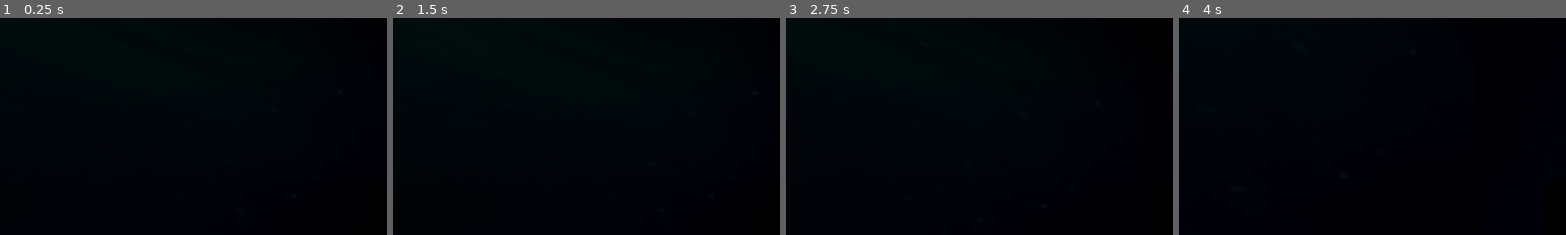
Above: before the commit, frames 1-4 (left to right).
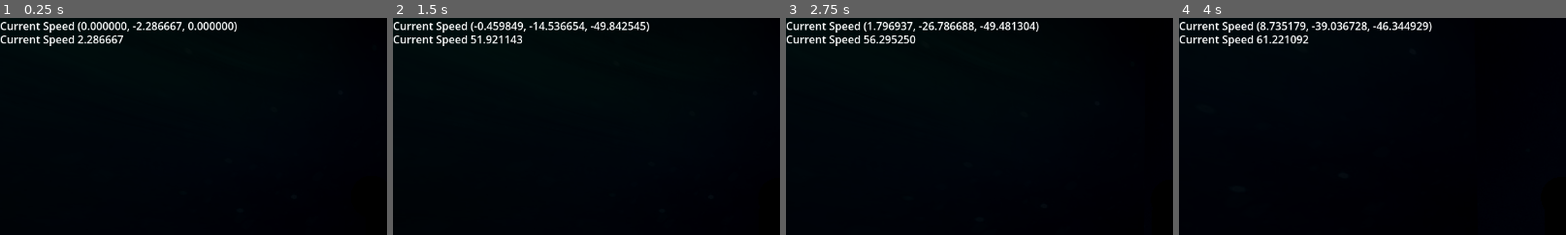
Above: after the commit, the same moments.

Repository: sobakacece/arcticmonkeys
Game: Godot game, scene res://TestScene_3d.tscn
The game is run twice, just before and just after one commit, with the same random seed, the same clock (stepped at 60 frames per second) and the same inputs.
Inputs (mouse positions are % of the whole screen's width and height, from its top left):
- Up to frame 1 (0.25 s): no input
- Up to frame 2 (1.5 s): tap Enter (ui_accept) at 0.5, 0.77 s; move the mouse to (55, 50) at 0.52 s; hold W (move_forward) from 0.53 s (still down); move the mouse to (45, 50) at 1.27 s
- Up to frame 3 (2.75 s): keep holding W (move_forward); tap Enter (ui_accept) at 1.52 s; move the mouse to (52, 48) at 2.02 s
- Up to frame 4 (4 s): keep holding W (move_forward); move the mouse to (49, 52) at 2.77 s; tap Enter (ui_accept) at 3.02, 3.77 s; move the mouse to (57, 51) at 3.52 s
The pictures show only the part of the screen within x 0-50%, y 0-50%; the shares and areas given below are measured in that part.

The runs differ from the first frame. In frame 1, 2.2% of the frame differs, in the area x 0-62%, y 1-13%; in frame 2, 2.2%; in frame 3, 2.2%, in the area x 0-66%, y 1-13%; in frame 4, 2.2%.

Commit message:
Added debug widget, added acceleration proto

Diff:
--- a/TestScene_3d.tscn
+++ b/TestScene_3d.tscn
@@ -1,9 +1,10 @@
-[gd_scene load_steps=9 format=3 uid="uid://cq64i63y5oim0"]
+[gd_scene load_steps=10 format=3 uid="uid://cq64i63y5oim0"]
 
 [ext_resource type="PackedScene" uid="uid://d3tbnpad4iwjj" path="res://Wall.tscn" id="1_fjdu6"]
 [ext_resource type="PackedScene" uid="uid://oji014s2lfv0" path="res://tile.tscn" id="1_hwb6y"]
 [ext_resource type="PackedScene" uid="uid://dutgh7ygmpwtc" path="res://player.tscn" id="2_sb0ac"]
 [ext_resource type="Texture2D" uid="uid://cn46ahj63m60d" path="res://assets/textures/sky.jpg" id="4_40w4v"]
+[ext_resource type="PackedScene" uid="uid://dmk67kpfhgk3o" path="res://debug.tscn" id="5_by066"]
 
 [sub_resource type="PanoramaSkyMaterial" id="PanoramaSkyMaterial_jyvpb"]
 panorama = ExtResource("4_40w4v")
@@ -27,14 +28,11 @@
 transform = Transform3D(-0.622699, 0.77538, -0.105033, 0.78187, 0.621817, -0.0449847, 0.0304311, -0.110134, -0.993451, 4.465, 0.5, -5.616)
 
 [node name="Tile" parent="." instance=ExtResource("1_hwb6y")]
-transform = Transform3D(1, 0, 0, 0, 1, 0, 0, 0, 1, 0, -1, 0)
+transform = Transform3D(4, 0, 0, 0, 1, 0, 0, 0, 1, 3.61752, 2.09396, 3.83329)
 
 [node name="Player" parent="." instance=ExtResource("2_sb0ac")]
-transform = Transform3D(1, 0, 0, 0, 1, 0, 0, 0, 1, 0, 1, 0)
-jump_velocity = 4.5
+transform = Transform3D(1, 0, 0, 0, 1, 0, 0, 0, 1, 0, 10.9649, 0)
 speed = 5.0
-fall_acceleration = 75
-mouse_sensitivity = 0.01
 
 [node name="Wall" parent="." instance=ExtResource("1_fjdu6")]
 transform = Transform3D(0.795717, -0.605669, 0, 0.605669, 0.795717, 0, 0, 0, 1, 0.804, 0.5, -5.519)
@@ -45,3 +43,5 @@
 [node name="WorldEnvironment" type="WorldEnvironment" parent="."]
 environment = SubResource("Environment_dpgv3")
 camera_attributes = SubResource("CameraAttributesPhysical_8xmqt")
+
+[node name="Debug" parent="." instance=ExtResource("5_by066")]
--- /dev/null
+++ b/assets/curves/Acceleration.tres
@@ -0,0 +1,7 @@
+[gd_resource type="Curve2D" format=3 uid="uid://cks4q6gs1fdiu"]
+
+[resource]
+_data = {
+"points": PackedVector2Array(0, 0, 0, 0, 0, 0, 0.2, 0, 0, 0, 0.1, 0, 0.8, 0, 0, 0, 0.5, 0, 1, 0, 0, 0, 0.9, 0)
+}
+point_count = 4
--- /dev/null
+++ b/assets/curves/Slowdown.tres
@@ -0,0 +1,7 @@
+[gd_resource type="Curve2D" format=3 uid="uid://oghd0yjerwrs"]
+
+[resource]
+_data = {
+"points": PackedVector2Array(0, 0, 0.1, 0, 0, 0, 0.1, 0, 0.3, 0, 0.1, 0, 0.5, 0, 0.9, 0, 0.3, 0, 1, 0, 0, 0, 0.9, 0)
+}
+point_count = 4
--- /dev/null
+++ b/assets/physmaterials/snow.tres
@@ -0,0 +1,3 @@
+[gd_resource type="PhysicsMaterial" format=3 uid="uid://b7eyyvdtegfd8"]
+
+[resource]
--- /dev/null
+++ b/debug.tscn
@@ -0,0 +1,21 @@
+[gd_scene load_steps=2 format=3 uid="uid://dmk67kpfhgk3o"]
+
+[ext_resource type="Script" path="res://scripts/debug_panel.gd" id="1_3diax"]
+
+[node name="Debug" type="Control"]
+layout_mode = 3
+anchors_preset = 0
+offset_right = 40.0
+offset_bottom = 40.0
+script = ExtResource("1_3diax")
+
+[node name="Speed" type="Label" parent="."]
+layout_mode = 0
+offset_top = 20.0
+offset_right = 40.0
+offset_bottom = 43.0
+
+[node name="Velocity" type="Label" parent="."]
+layout_mode = 0
+offset_right = 40.0
+offset_bottom = 23.0
--- a/player.tscn
+++ b/player.tscn
@@ -1,6 +1,14 @@
-[gd_scene load_steps=5 format=3 uid="uid://dutgh7ygmpwtc"]
+[gd_scene load_steps=7 format=3 uid="uid://dutgh7ygmpwtc"]
 
-[ext_resource type="Script" path="res://player.gd" id="1_lukb3"]
+[ext_resource type="Script" path="res://scripts/player.gd" id="1_lukb3"]
+
+[sub_resource type="Curve" id="Curve_lyvwj"]
+_data = [Vector2(0.00353357, 0), 0.0, 0.0, 0, 0, Vector2(0.469965, 0.451429), 0.0, 0.0, 0, 0, Vector2(0.770318, 0.468571), 0.0, 0.0, 0, 0, Vector2(1, 1), 0.0, 0.0, 0, 0]
+point_count = 4
+
+[sub_resource type="Curve" id="Curve_w0o3t"]
+_data = [Vector2(0.00353357, 0.982857), 0.0, 0.0, 0, 0, Vector2(0.477032, 0.188571), 0.0, 0.0, 0, 0, Vector2(1, 0), 0.0, 0.0, 0, 0]
+point_count = 3
 
 [sub_resource type="CapsuleShape3D" id="CapsuleShape3D_hrgk7"]
 
@@ -10,8 +18,14 @@
 
 [node name="Player" type="CharacterBody3D"]
 physics_interpolation_mode = 1
+safe_margin = 0.06
 script = ExtResource("1_lukb3")
-turn_speed = 5.0
+speed = 10.0
+turn_speed = 2.0
+acceleration_curve = SubResource("Curve_lyvwj")
+slowdown_curve = SubResource("Curve_w0o3t")
+acceleration_time = 2.0
+slowdown_time = 2.0
 rotation_weight = 5.0
 rotation_speed_mod = 0.5
 
--- a/project.godot
+++ b/project.godot
@@ -14,6 +14,10 @@
 run/main_scene="res://TestScene_3d.tscn"
 config/features=PackedStringArray("4.3", "Forward Plus")
 config/icon="res://icon.svg"
+
+[autoload]
+
+GlobalRefs="*res://scripts/global_refs.gd"
 
 [dotnet]
 
--- /dev/null
+++ b/scripts/debug_panel.gd
@@ -0,0 +1,17 @@
+extends Control
+
+var speed_label : Label
+var velocity_label : Label
+var format_string_speed = "Current Speed %f"
+var format_string_velocity = "Current Speed %v"
+# Called when the node enters the scene tree for the first time.
+func _ready() -> void:
+	speed_label = find_child("Speed")
+	velocity_label = find_child("Velocity")
+
+
+
+# Called every frame. 'delta' is the elapsed time since the previous frame.
+func _process(delta: float) -> void:
+	speed_label.text = format_string_speed % [GlobalRefs.player_ref.velocity.length()]
+	velocity_label.text = format_string_velocity % [GlobalRefs.player_ref.velocity]
--- /dev/null
+++ b/scripts/global_refs.gd
@@ -0,0 +1,15 @@
+extends Node
+
+static var player_ref : Player
+# Called when the node enters the scene tree for the first time.\\
+static func _add_player_ref(player : Player) -> void:
+	player_ref = player
+
+
+func _ready() -> void:
+	pass # Replace with function body.
+
+
+# Called every frame. 'delta' is the elapsed time since the previous frame.
+func _process(delta: float) -> void:
+	pass
--- a/player.gd
+++ b/scripts/player.gd
@@ -1,10 +1,23 @@
 extends CharacterBody3D
+
+class_name Player
 
 @export_category("Movement")
 @export var jump_velocity = 4.5
 @export var speed = 5.0
 @export var fall_acceleration = 75
 @export var turn_speed : float = 1
+
+@export_category("Acceleration")
+@export var acceleration_curve : Curve
+@export var slowdown_curve : Curve
+@export var acceleration_time : float = 0.2
+@export var slowdown_time : float = 0.2
+var max_speed = 50
+var acceleration = 0.0
+var deacceleration = 0.0
+
+#@export var slow_curve : float = 1
 var target_velocity = Vector3.ZERO
 var direction
 
@@ -23,10 +36,16 @@
 var tween
 var visuals
 
+func _ease_velocity(value: float, curve: Curve, delta: float, total_time: float) -> float:
+	var factor = min(abs(value) / max_speed, 1.0) # Normalized factor for speed
+	var time_progress = factor * total_time # Map it to the curve's time domain
+	return value * curve.sample(time_progress)
+
 func _ready():
 	Input.mouse_mode = Input.MOUSE_MODE_CAPTURED
 	spring_arm = find_child("SpringArm")
 	visuals = find_child("Visuals")
+	GlobalRefs._add_player_ref(self)
 	#tween = get_tree().create_tween()
 
 func _input(event):
@@ -54,22 +73,35 @@
 	if Input.is_action_just_pressed("ui_accept") and is_on_floor():
 		velocity.y = jump_velocity
 
-	# Get the input direction and handle the movement/deceleration.
-	# As good practice, you should replace UI actions with custom gameplay actions.
 	var input_dir := Input.get_vector("move_left", "move_right", "move_forward", "move_back")
 	direction = (spring_arm.transform.basis * Vector3(input_dir.x, 0, input_dir.y)).normalized()
 	if direction:
-		velocity.x = direction.x * speed
-		velocity.z = direction.z * speed
+		#acceleration = min(acceleration + delta / acceleration_time, 1.0)
+		velocity.x = _ease_velocity(direction.x * max_speed, acceleration_curve, delta, acceleration_time)
+		velocity.z = _ease_velocity(direction.z * max_speed, acceleration_curve, delta, acceleration_time)
+		#velocity.z = clamp(velocity.z, -max_speed, max_speed)
+		#velocity.x = clamp(velocity.x, -max_speed, max_speed)
+		#velocity.x = direction.x * speed
+		#velocity.z = direction.z * speed
+		#var x = remap (time, 0, acceleration_time, 0, 1)
+		#velocity.x = velocity.move_toward(direction * speed, accel_curve.sample_baked(x) * accel).x
+		#var z = remap (time, 0, acceleration_time, 0, 1)
+		#velocity.z = velocity.move_toward(direction * speed, accel_curve.sample_baked(z) * accel).z
 	else:
-		velocity.x = move_toward(velocity.x, 0, speed)
-		velocity.z = move_toward(velocity.z, 0, speed)
+		velocity.x = _ease_velocity(direction.x * max_speed, slowdown_curve, delta, slowdown_time)
+		velocity.z = _ease_velocity(direction.z * max_speed, slowdown_curve, delta, slowdown_time)
+		#var x = remap (time, 0, slowdown_time, 0, 1)
+		#velocity.x = velocity.move_toward(direction * speed, slowdown_curve.sample_baked(x) * slowdown).x
+		#var z = remap (time, 0, slowdown_time, 0, 1)
+		#velocity.z = velocity.move_toward(direction * speed, slowdown_curve.sample_baked(z) * slowdown).z
 
 	if velocity.length() > 0.2:
 		rotate_visuals(delta)
-
+	else:
+		on_stop()
 		#visuals.rotation.y = lerpf(spring_arm.rotation.y, atan2(-velocity.x, -velocity.z), turn_speed * delta)
 	move_and_slide()
+	print(velocity.length())
 
 func rotate_visuals(delta : float):
 	var current_rot = visuals.rotation_degrees
@@ -83,3 +115,6 @@
 
 	# Convert back to Euler for visuals.rotation
 	visuals.rotation = smooth_rot_quat.get_euler()
+func on_stop():
+	return
+	#print("stopped")
--- a/tile.tscn
+++ b/tile.tscn
@@ -1,4 +1,6 @@
-[gd_scene load_steps=4 format=3 uid="uid://oji014s2lfv0"]
+[gd_scene load_steps=5 format=3 uid="uid://oji014s2lfv0"]
+
+[ext_resource type="PhysicsMaterial" uid="uid://b7eyyvdtegfd8" path="res://assets/physmaterials/snow.tres" id="1_eo2oy"]
 
 [sub_resource type="BoxShape3D" id="BoxShape3D_562e1"]
 size = Vector3(60, 2, 60)
@@ -10,6 +12,7 @@
 
 [node name="Tile" type="StaticBody3D"]
 transform = Transform3D(1, 0, 0, 0, 1, 0, 0, 0, 1, 0, -5, 0)
+physics_material_override = ExtResource("1_eo2oy")
 
 [node name="Tile_collision" type="CollisionShape3D" parent="."]
 shape = SubResource("BoxShape3D_562e1")
